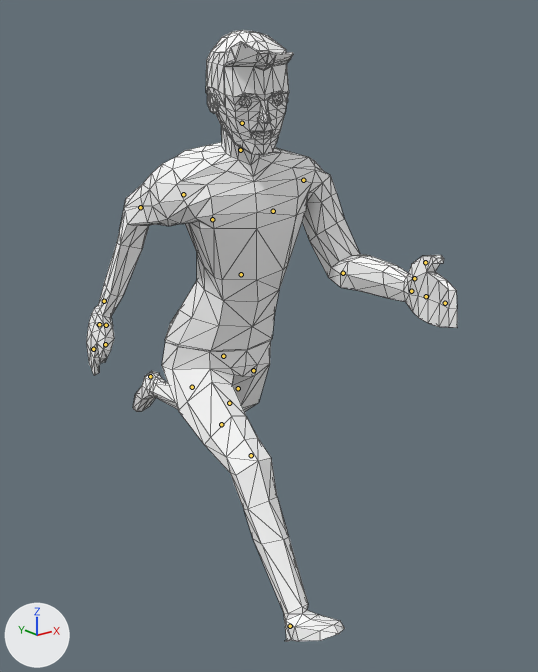
Renders of the glTF model frontend/assets/models3d/packs/quaternius-fbx/male_shirt.glb from each side of a commit.
One viewpoint serves both versions: a camera (50 mm lens) standing at (-1.267, -1.818, 1.648) and looking at (0.103, -0.105, 0.963). The lights are fixed; the arrows at lower left show +X, +Y and +Z. The older version comes first. Both versions are drawn at frame 21 of the action 'run'; the numbers are the values there. The bones that change, and the others that lie on the model, are drawn over the model as lines. Mesh edges are drawn as thin lines.

The first picture shows 'BaseHuman'.
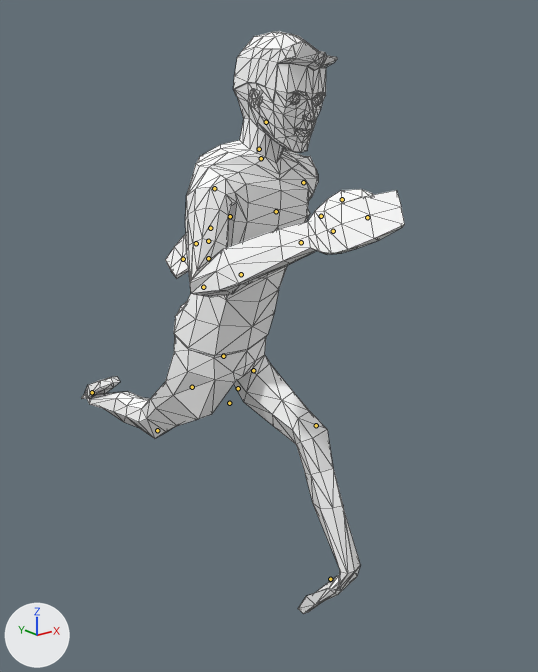
Changed parts and their boxes [x1, y1, x2, y2] in the pictures (538 x 672 px):
'BaseHuman', posed (13% narrower)
    before: [86, 30, 457, 642]
    after: [81, 31, 405, 614]
bone 'UpperArmL', root to tip
    before: (303, 180) to (303, 180)
    after: (303, 182) to (303, 182)
bone 'LowerArmL', root to tip
    before: (343, 273) to (343, 273)
    after: (261, 158) to (260, 159)
bone 'UpperArmR', root to tip
    before: (183, 194) to (183, 194)
    after: (214, 188) to (214, 189)
bone 'LowerArmR', root to tip
    before: (140, 207) to (140, 208)
    after: (203, 287) to (204, 286)
bone 'UpperLegL', root to tip
    before: (253, 370) to (253, 371)
    after: (253, 370) to (254, 371)
bone 'UpperLegR', root to tip
    before: (192, 387) to (192, 387)
    after: (192, 387) to (191, 387)
bone 'FootR', root to tip
    before: (290, 626) to (290, 626)
    after: (92, 392) to (92, 392)
bone 'FootL', root to tip
    before: (150, 376) to (150, 376)
    after: (330, 579) to (330, 579)

Diff of the bpy script that builds the scene:
```diff
--- a/frontend/assets/models3d/packs/quaternius-fbx/male_shirt.glb.py
+++ b/frontend/assets/models3d/packs/quaternius-fbx/male_shirt.glb.py
@@ bone_torso @@
 bone_torso = bpy.data.objects['HumanArmature'].pose.bones['Torso']  # child of 'Abdomen'
-bone_torso.rotation_quaternion = (0.991, 0.0, -0.124, 0.056)  # degrees (-1, -14, 7)
+bone_torso.rotation_quaternion = (0.998, 0.0, 0.06, -0.027)  # degrees (0, 7, -3)
@@ bone_upperarml @@
 bone_upperarml = bpy.data.objects['HumanArmature'].pose.bones['UpperArmL']  # child of 'ShoulderL'
-bone_upperarml.rotation_quaternion = (0.75, -0.579, -0.251, -0.197)  # degrees (-75, -37, 0)
+bone_upperarml.rotation_quaternion = (0.545, -0.435, 0.631, 0.34)  # degrees (15, 100, 81)
@@ bone_lowerarml @@
 bone_lowerarml = bpy.data.objects['HumanArmature'].pose.bones['LowerArmL']  # child of 'UpperArmL'
-bone_lowerarml.rotation_quaternion = (0.809, -0.159, -0.149, -0.546)  # degrees (-6, -25, -67)
+bone_lowerarml.rotation_quaternion = (0.83, -0.138, -0.204, -0.5)  # degrees (-2, -28, -62)
@@ bone_upperarmr @@
 bone_upperarmr = bpy.data.objects['HumanArmature'].pose.bones['UpperArmR']  # child of 'ShoulderR'
-bone_upperarmr.rotation_quaternion = (0.732, -0.473, -0.373, -0.319)  # degrees (-59, -58, -12)
+bone_upperarmr.rotation_quaternion = (0.768, -0.554, 0.3, 0.112)  # degrees (-75, 36, -11)
@@ bone_lowerarmr @@
 bone_lowerarmr = bpy.data.objects['HumanArmature'].pose.bones['LowerArmR']  # child of 'UpperArmR'
-bone_lowerarmr.rotation_quaternion = (0.87, -0.005, 0.223, 0.44)  # degrees (12, 23, 56)
+bone_lowerarmr.rotation_quaternion = (0.623, -0.189, -0.026, 0.759)  # degrees (-16, 15, 99)
@@ bone_upperlegl @@
 bone_upperlegl = bpy.data.objects['HumanArmature'].pose.bones['UpperLegL']  # child of 'Body'
-bone_upperlegl.rotation_quaternion = (0.925, 0.38, 0.001, 0.0)  # degrees (45, 0, 0)
+bone_upperlegl.rotation_quaternion = (0.842, -0.54, 0.003, -0.001)  # degrees (-65, 0, 0)
@@ bone_upperlegr @@
 bone_upperlegr = bpy.data.objects['HumanArmature'].pose.bones['UpperLegR']  # child of 'Body'
-bone_upperlegr.rotation_quaternion = (0.865, -0.502, 0.006, -0.001)  # degrees (-60, 1, 0)
+bone_upperlegr.rotation_quaternion = (0.893, 0.451, 0.001, 0.0)  # degrees (54, 0, 0)
@@ bone_footr @@
 bone_footr = bpy.data.objects['HumanArmature'].pose.bones['FootR']  # child of 'Bone'
-bone_footr.location = (0.0, 1.275, 0.622)
+bone_footr.location = (0.0, -1.861, 1.397)
@@ bone_footl @@
 bone_footl = bpy.data.objects['HumanArmature'].pose.bones['FootL']  # child of 'Bone'
-bone_footl.location = (0.0, -1.763, 1.461)
+bone_footl.location = (0.0, 1.048, 0.617)
```
